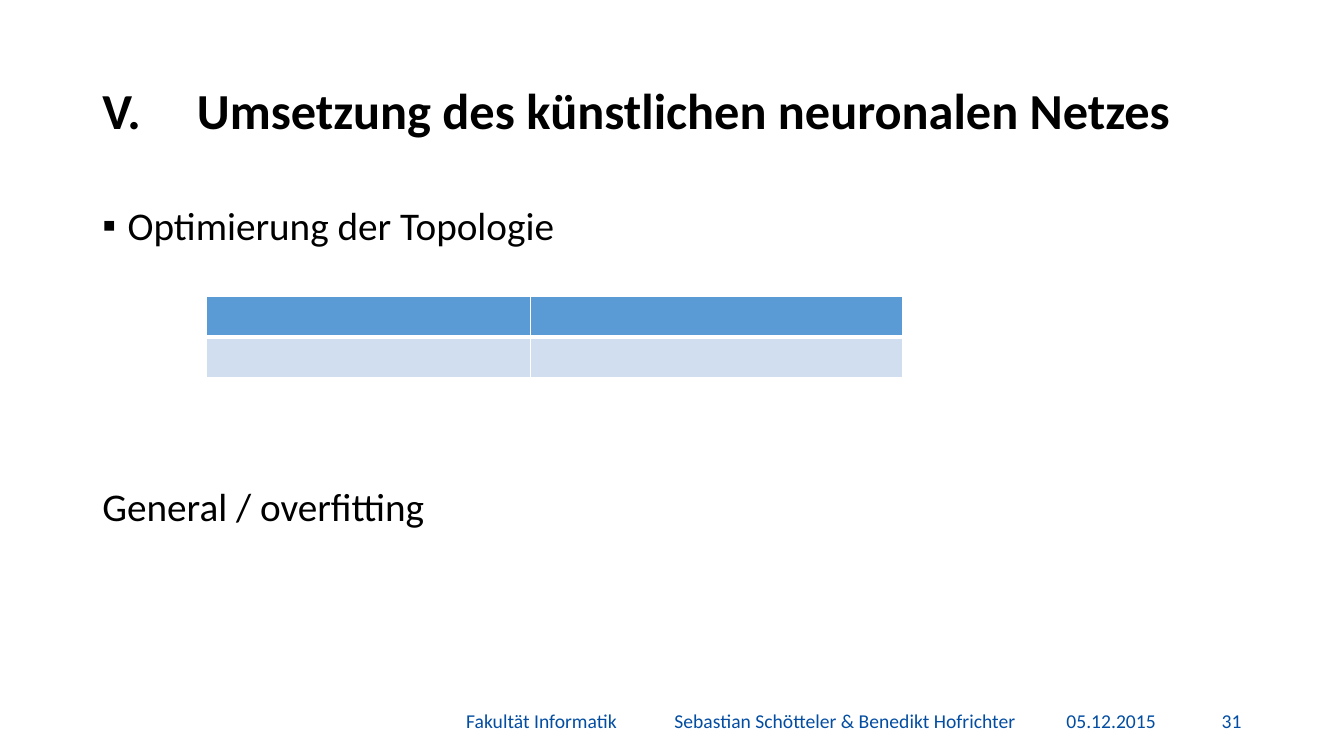
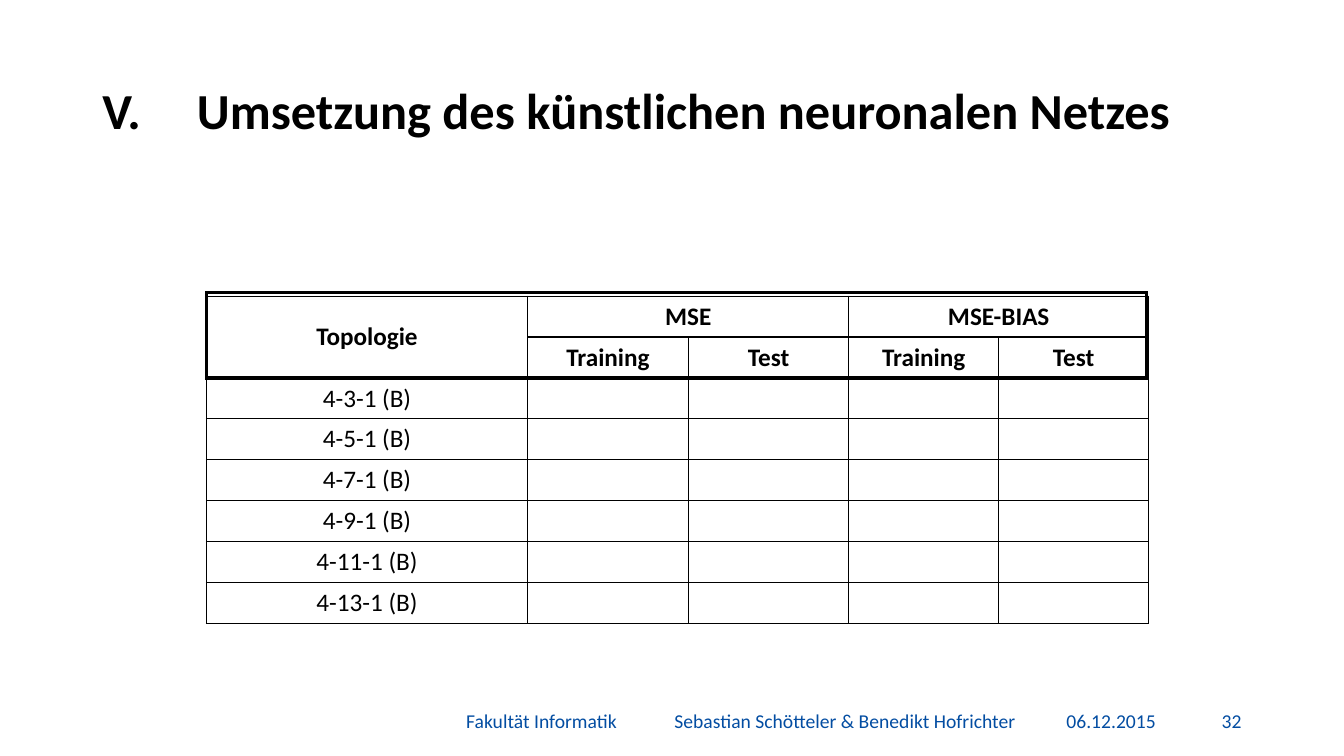
Before and after one commit to BenediktGitGit/soco15, a slide deck: slide 33 of 3b) Vortrag/Präsentation.pptx (slide 32 before the commit). Drawn at 1344x756 pixels with LibreOffice and Linux fonts; fonts in the diff are those of the drawing; grey boxes stand for pictures; background and template pictures are left out. Boxes give left, top, right and bottom in pixels: in the first picture for what was removed or moved away, otherwise in the second. Text is boxed around its words. In the diff, an @@ line names an element or a change of style, - is before the commit and + after.

```diff
--- a/3b) Vortrag/Präsentation.pptx
+++ b/3b) Vortrag/Präsentation.pptx
@@ text removed at box(102, 212, 554, 528) @@
-▪ Optimierung der Topologie
-General / overfitting
@@ table removed at box(207, 296, 903, 378), 2 rows, 2 columns @@
- | 
- | 
@@ table added at box(207, 296, 1149, 623), 8 rows, 5 columns @@
+Topologie | MSE |  | MSE-BIAS | 
+ | Training | Test | Training | Test
+4-3-1 (B) |  |  |  | 
+4-5-1 (B) |  |  |  | 
+4-7-1 (B) |  |  |  | 
+4-9-1 (B) |  |  |  | 
+4-11-1 (B) |  |  |  | 
+4-13-1 (B) |  |  |  | 
@@ rectangle added at box(207, 293, 1147, 378), outline #000000 2.25 pt @@
@@ text at box(1066, 714, 1155, 728): text changed @@
-05.12.2015
+06.12.2015
@@ page number at box(1222, 715, 1242, 728): text changed @@
-31
+32
```
Also in this commit, not shown: 42 other slides changed, 2 slides added, 3 other files.
